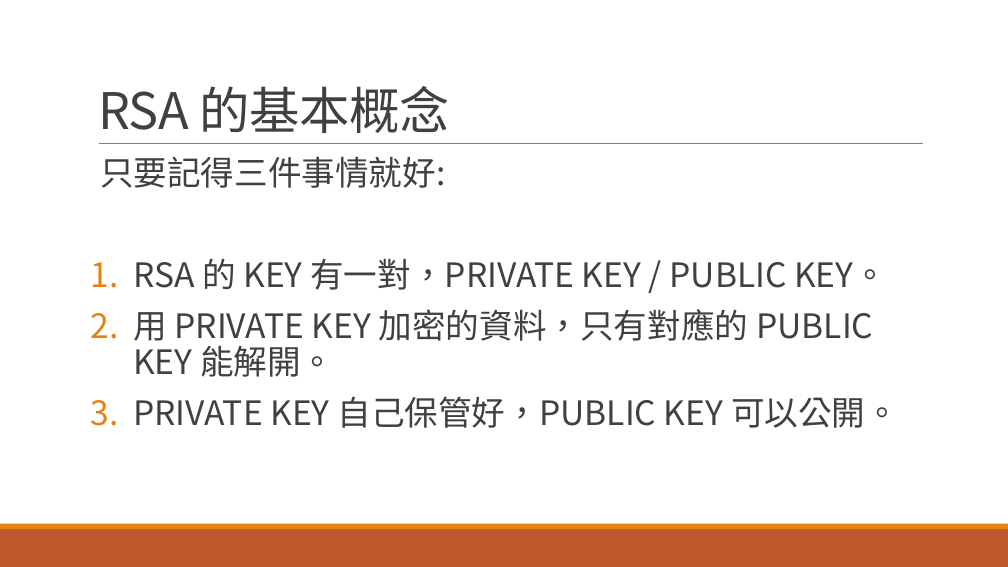
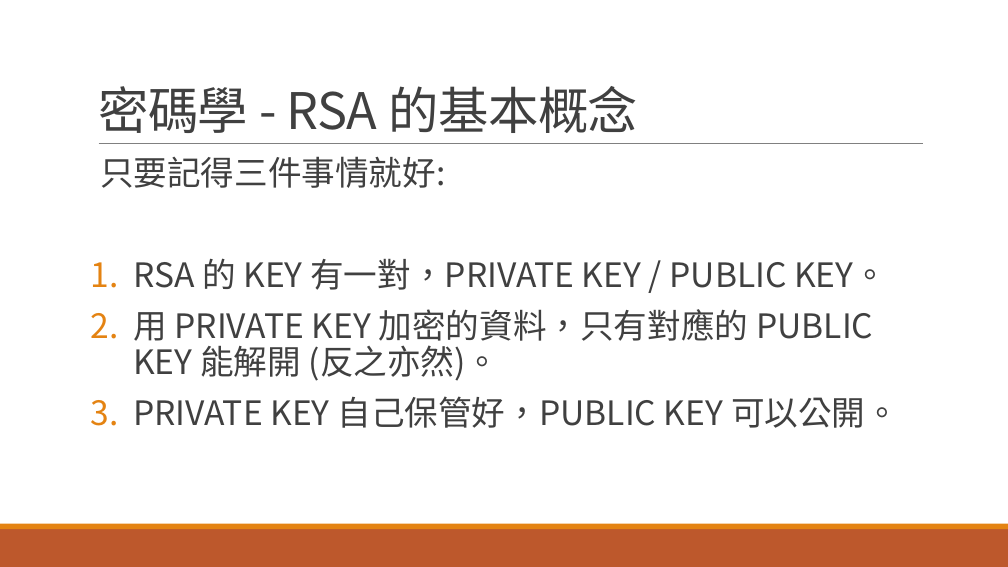
Before and after one commit to andrew0928/Course.Microservices.201612, a slide deck: slide 32 of Session3/M03.pptx. Drawn at 1008x567 pixels with LibreOffice and Linux fonts; fonts in the diff are those of the drawing. Boxes give left, top, right and bottom in pixels: in the first picture for what was removed or moved away, otherwise in the second. Text is boxed around its words. In the diff, an @@ line names an element or a change of style, - is before the commit and + after.

```diff
--- a/Session3/M03.pptx
+++ b/Session3/M03.pptx
@@ title at box(98, 86, 638, 133): text changed @@
-RSA 的基本概念
+密碼學 - RSA 的基本概念
@@ text at box(133, 309, 873, 381): text changed @@
-2. 用 PRIVATE KEY 加密的資料，只有對應的 PUBLIC KEY 能解開。
+2. 用 PRIVATE KEY 加密的資料，只有對應的 PUBLIC KEY 能解開 (反之亦然)。
```
Also in this commit, not shown: 4 other slides changed, 4 slides added, 2 slides removed.
